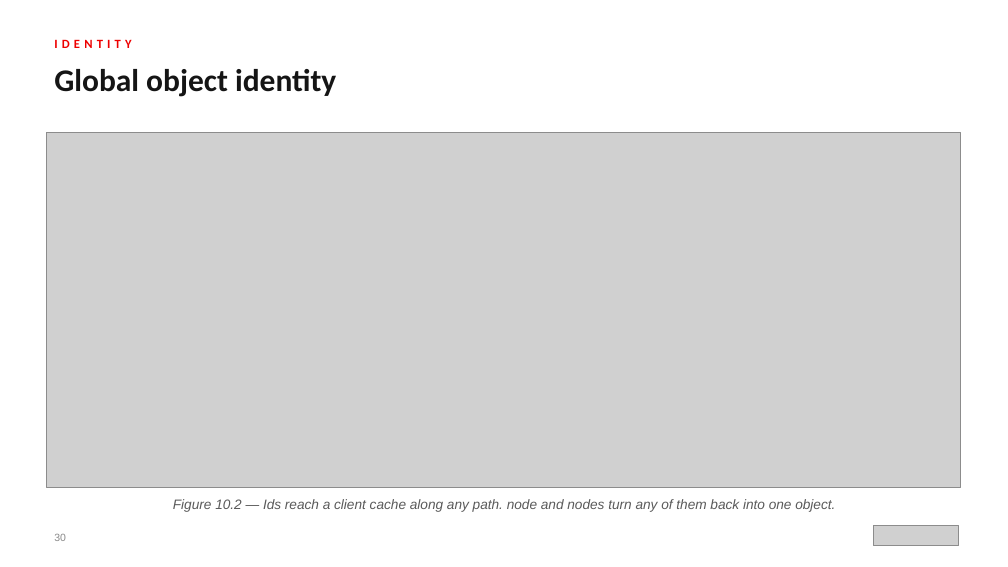
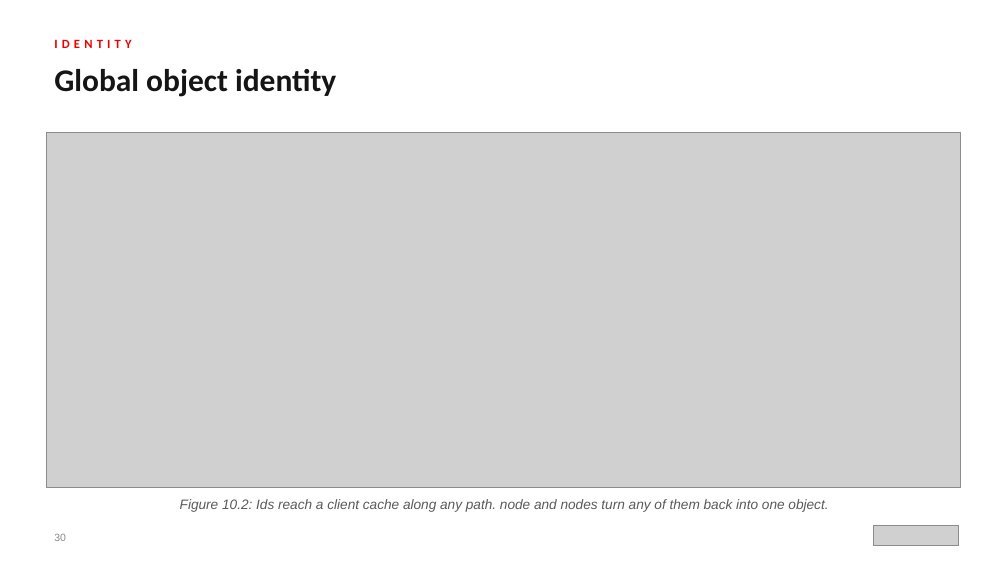
Before and after one commit to patterncatalyst/api-patterns-and-practices-graphql, a slide deck: slide 30 of presentation/api-patterns-graphql-100/api-patterns-graphql-100.pptx. Drawn at 1008x567 pixels with LibreOffice and Linux fonts; fonts in the diff are those of the drawing; grey boxes stand for pictures. Boxes give left, top, right and bottom in pixels: in the first picture for what was removed or moved away, otherwise in the second. Text is boxed around its words. In the diff, an @@ line names an element or a change of style, - is before the commit and + after.

```diff
--- a/presentation/api-patterns-graphql-100/api-patterns-graphql-100.pptx
+++ b/presentation/api-patterns-graphql-100/api-patterns-graphql-100.pptx
@@ text at [180,499,828,512]: text changed @@
-Figure 10.2 — Ids reach a client cache along any path. node and nodes turn any of them back into one object.
+Figure 10.2: Ids reach a client cache along any path. node and nodes turn any of them back into one object.
```
Also in this commit, not shown: 47 other slides changed, 5 other files.
